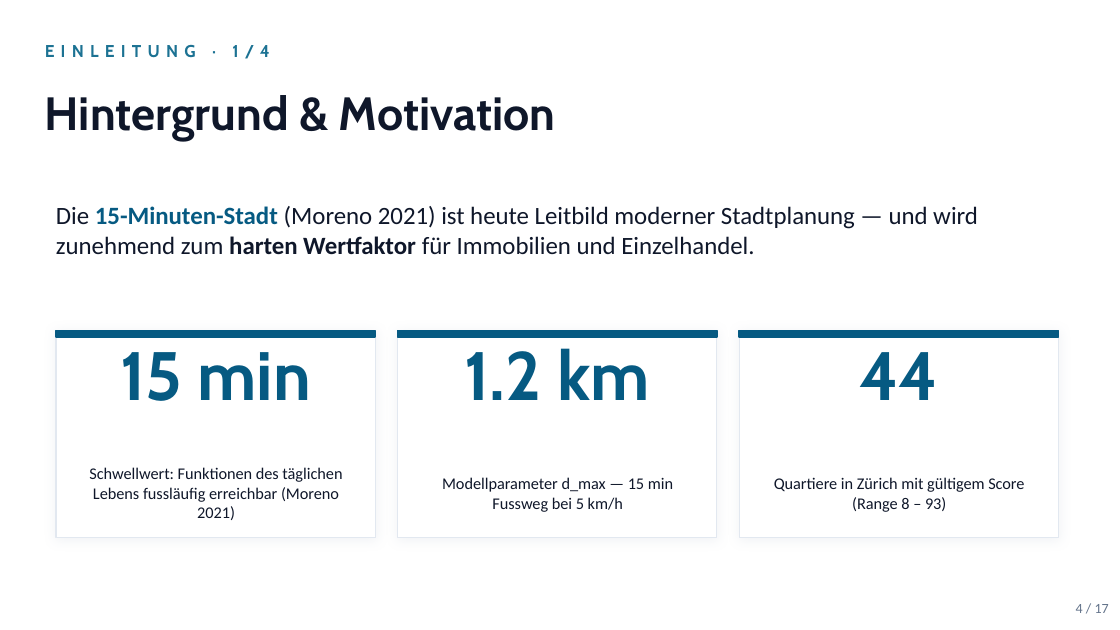
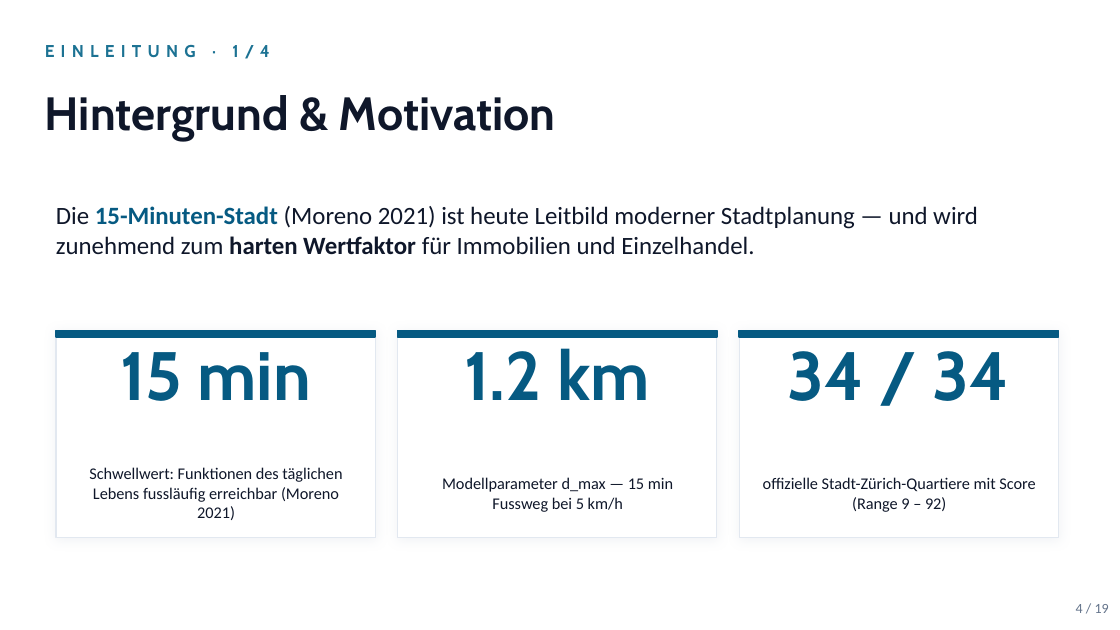
Before and after one commit to sanirmem/zh15min, a slide deck: slide 4 of reports/zh15min_slides.pptx. Drawn at 1120x630 pixels with LibreOffice and Linux fonts; fonts in the diff are those of the drawing. Boxes give left, top, right and bottom in pixels: in the first picture for what was removed or moved away, otherwise in the second. Text is boxed around its words. In the diff, an @@ line names an element or a change of style, - is before the commit and + after.

```diff
--- a/reports/zh15min_slides.pptx
+++ b/reports/zh15min_slides.pptx
@@ text at (788, 351, 1010, 401): text changed @@
-44
+34 / 34
@@ text at (763, 477, 1035, 512): text changed @@
-Quartiere in Zürich mit gültigem Score (Range 8 – 93)
+offizielle Stadt-Zürich-Quartiere mit Score (Range 9 – 92)
@@ text at (1076, 604, 1109, 613): text changed @@
-4 / 17
+4 / 19
```
Also in this commit, not shown: 16 other slides changed, 2 slides added, 15 other files.
